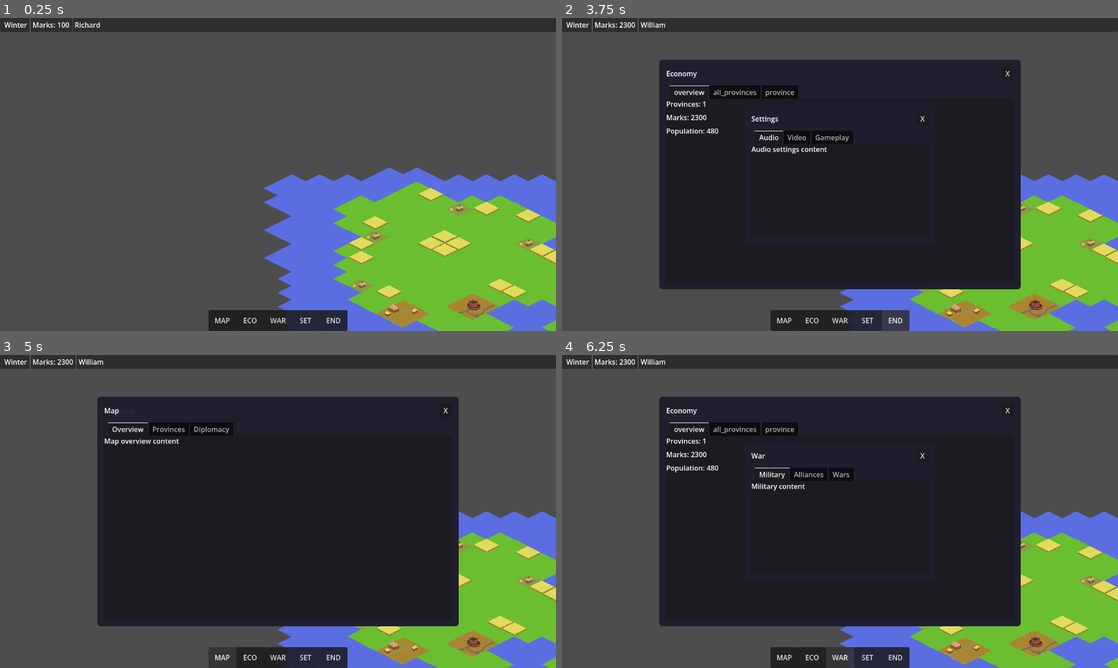
Above: before the commit, frames 1-4 (two rows, left to right).
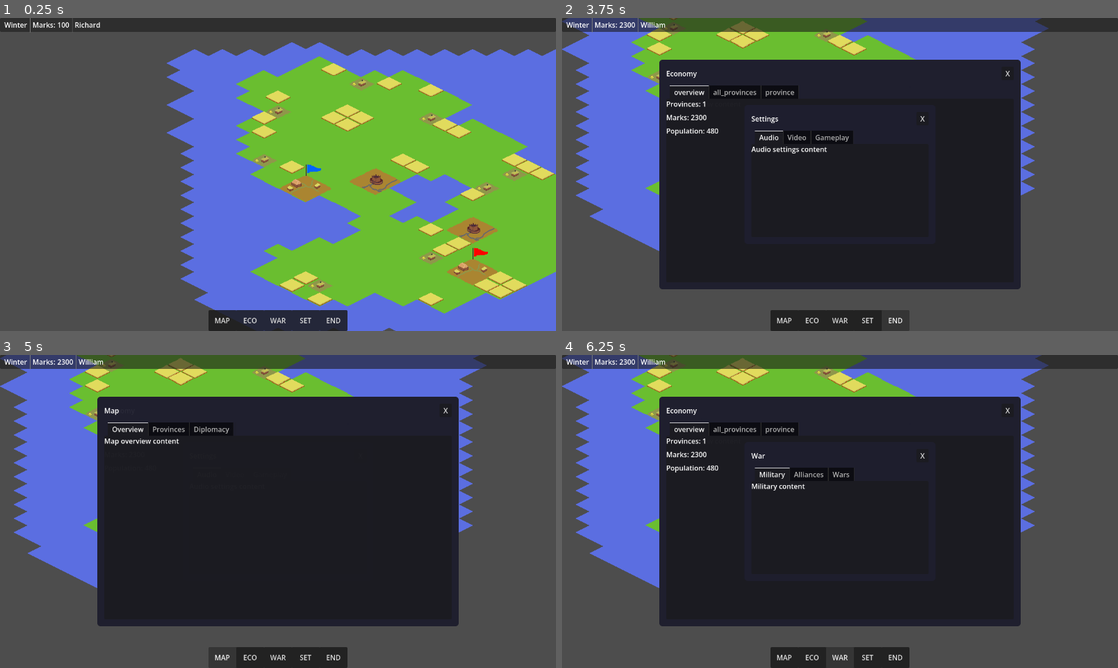
Above: after the commit, the same moments.

Repository: Charckle/strategemata_medieval
Game: Godot game, scene res://maps/overworld/test_maps/test_map_01/test_map_01.tscn
The game is run twice, just before and just after one commit, with the same random seed, the same clock (stepped at 60 frames per second) and the same inputs. This scene is started directly instead of the project's main scene.
Inputs:
- Up to frame 1 (0.25 s): no input
- Up to frame 2 (3.75 s): click "MAP" at 0.5 s; click "ECO" at 1.25 s; click "WAR" at 2 s; click "SET" at 2.75 s; click "END" at 3.5 s
- Up to frame 3 (5 s): click "MAP" at 4.25 s
- Up to frame 4 (6.25 s): click "ECO" at 5 s; click "WAR" at 5.75 s

The runs differ from the first frame. In frame 1, 46% of the frame differs, in the area x 30-100%, y 7-100%; in frame 2, 31%; in frame 3, 31%; in frame 4, 31%.

Commit message:
more good stuff 2

Diff:
--- a/global_scripts/global_stuff.gd
+++ b/global_scripts/global_stuff.gd
@@ -26,6 +26,8 @@
 	var ended_turn
 
 	var game_data = {"dummy": true}
+	# RGB 0-255; used for flags, UI; default gray until set (e.g. from lobby)
+	var color : Dictionary = {"red": 128, "green": 128, "blue": 128}
 
 	func _init(
 			p_player_id:int,
--- a/maps/overworld/o_base_map/o_base_map.gd
+++ b/maps/overworld/o_base_map/o_base_map.gd
@@ -17,13 +17,21 @@
 func dummy_player_data():
 	players[0] = GlobalStuff.PlayerData.new(0, GlobalStuff.PLAYER_TYPE.HUMAN_LOCAL, 1, 0, "Richard", {"marks": 100, "people": 0})
 	players[1] = GlobalStuff.PlayerData.new(1, GlobalStuff.PLAYER_TYPE.HUMAN_LOCAL, 1, 1, "William", {"marks": 2300, "people": 0})
+	players[0].color = {"red": 0, "green": 100, "blue": 255}
+	players[1].color = {"red": 255, "green": 0, "blue": 0}
 
 
 func _ready() -> void:
 	dummy_player_data()
 	update_player_data.rpc(players)
 	assign_players_home_provinces()
+	initialize_map()
 	set_players_turn()
+
+
+func initialize_map() -> void:
+	for prov in provinces.get_children():
+		prov.set_flags()
 
 @rpc("any_peer", "call_local", "reliable")
 func player_ended_turn(player_id):
@@ -73,7 +81,7 @@
 	my_pl_id = r_player_id
 	# recalculate everything
 	update_visuals_and_stats()
-
+	center_camera_on_current_player_home()
 
 @rpc("authority", "call_local", "reliable")
 func check_if_end_turn():
--- a/objects/overworld/castle/castle.gd
+++ b/objects/overworld/castle/castle.gd
@@ -2,3 +2,5 @@
 
 
 @export var player_owner = 1
+
+var base_map: Node = null
--- /dev/null
+++ b/objects/overworld/othr/flag/flag.gd
@@ -0,0 +1,23 @@
+extends Node2D
+
+const DEFAULT_GRAY := Vector3i(128, 128, 128)
+
+@onready var settlement = get_parent()
+@onready var flag_sprite = $flag_spr
+
+func setup_flag() -> void:
+	var player_id: int = settlement.player_owner
+	var map_node = settlement.get("base_map")
+	if map_node == null or not map_node.get("players"):
+		flag_sprite._set_flag_color_rgb(DEFAULT_GRAY.x, DEFAULT_GRAY.y, DEFAULT_GRAY.z)
+		return
+	var players_dict: Dictionary = map_node.players
+	if not players_dict.has(player_id):
+		flag_sprite._set_flag_color_rgb(DEFAULT_GRAY.x, DEFAULT_GRAY.y, DEFAULT_GRAY.z)
+		return
+	var pl = players_dict[player_id]
+	var c: Dictionary = pl.color
+	var r: int = c.get("red", DEFAULT_GRAY.x)
+	var g: int = c.get("green", DEFAULT_GRAY.y)
+	var b: int = c.get("blue", DEFAULT_GRAY.z)
+	flag_sprite._set_flag_color_rgb(r, g, b)
--- /dev/null
+++ b/objects/overworld/othr/flag/flag.tscn
@@ -0,0 +1,18 @@
+[gd_scene format=3 uid="uid://bumabll72sky"]
+
+[ext_resource type="Texture2D" uid="uid://07pvvavcbyks" path="res://sprites/overworld/objects/othr/flag/pole.png" id="1_ltwrs"]
+[ext_resource type="Texture2D" uid="uid://u1d2oyw8pd2k" path="res://sprites/overworld/objects/othr/flag/poi_flag_02.png" id="2_i72o1"]
+[ext_resource type="Script" uid="uid://daf4rpxchp2ri" path="res://objects/overworld/othr/flag/flag.gd" id="3_flag"]
+[ext_resource type="Script" uid="uid://d3vsm8ioijocw" path="res://objects/overworld/othr/flag/flag_spr.gd" id="4_08tbm"]
+
+[node name="Flag" type="Node2D" unique_id=1083155820]
+script = ExtResource("3_flag")
+
+[node name="pole_spr" type="Sprite2D" parent="." unique_id=582824306]
+position = Vector2(0, -14)
+texture = ExtResource("1_ltwrs")
+
+[node name="flag_spr" type="Sprite2D" parent="." unique_id=668594203]
+position = Vector2(18, -17)
+texture = ExtResource("2_i72o1")
+script = ExtResource("4_08tbm")
--- /dev/null
+++ b/objects/overworld/othr/flag/flag_spr.gd
@@ -0,0 +1,28 @@
+extends Sprite2D
+
+# Called by the settlement's setup_building(); do not set color in _ready().
+
+
+@export_range(0.0, 0.3) var wave_amplitude: float = 0.15
+@export_range(0.0, 30.0) var wave_frequency: float = 5.0
+@export_range(0.0, 10.0) var wave_speed: float = 4.0
+
+var _shader_res := preload("res://shaders/flag_wave/flag_wave.gdshader")
+
+
+func _color_from_rgb(r: int, g: int, b: int) -> Vector4:
+	return Vector4(r / 255.0, g / 255.0, b / 255.0, 1.0)
+
+
+func _set_flag_color_rgb(r: int, g: int, b: int) -> void:
+	texture_filter = CanvasItem.TEXTURE_FILTER_NEAREST
+	var mat := ShaderMaterial.new()
+	mat.shader = _shader_res
+	mat.set_shader_parameter("transparentColor", _color_from_rgb(255, 0, 255))
+	mat.set_shader_parameter("useTransparentColor", true)
+	mat.set_shader_parameter("replaceColor", _color_from_rgb(255, 255, 0))
+	mat.set_shader_parameter("withColor", _color_from_rgb(r, g, b))
+	mat.set_shader_parameter("wave_amplitude", wave_amplitude)
+	mat.set_shader_parameter("wave_frequency", wave_frequency)
+	mat.set_shader_parameter("wave_speed", wave_speed)
+	material = mat
--- a/objects/overworld/province/province.gd
+++ b/objects/overworld/province/province.gd
@@ -16,6 +16,9 @@
 @onready var fields = $fields
 @onready var economy = $economy
 @onready var defense = $defense
+
+# Reference to the overworld map (OBaseMap); set from parent hierarchy if not set.
+@onready var base_map: Node = get_parent().get_parent()
 
 func _ready() -> void:
 	create_de_resorce_dict()
@@ -25,15 +28,25 @@
 	allocate_fields_to_settlements()
 	sync_player_owner_to_children(self)
 
+func set_flags():
+	print("setting flag")
+	for settlement in settlements.get_children():
+		if settlement.has_method("setup_building"):
+			settlement.setup_building()
+
 func get_status() -> PROVINCE_STATUS:
 	# Placeholder: rules will be added later
 	return PROVINCE_STATUS.STABLE
 
-func sync_player_owner_to_children(node: Node) -> void:
-	for child in node.get_children():
-		if child.get("player_owner") != null:
-			child.player_owner = player_owner
-		sync_player_owner_to_children(child)
+func sync_player_owner_to_children(_node: Node) -> void:
+	print("setting children")
+	for container in [settlements, economy, defense]:
+		for child in container.get_children():
+			if child.get("player_owner") != null:
+				child.player_owner = player_owner
+			if child.base_map == null and base_map != null:
+				print("base map set")
+				child.base_map = base_map
 
 
 func create_de_resorce_dict():
--- a/objects/overworld/town/town.gd
+++ b/objects/overworld/town/town.gd
@@ -10,6 +10,8 @@
 
 @export var player_owner = 1
 
+var base_map: Node = null
+
 var population
 var base_pop_growth = 0.05
 var predicted_growth
@@ -17,6 +19,11 @@
 
 func _ready() -> void:
 	get_start_data()
+
+
+func setup_building() -> void:
+	if has_node("Flag"):
+		$Flag.setup_flag()
 
 
 func get_start_data():
--- a/objects/overworld/town/town.tscn
+++ b/objects/overworld/town/town.tscn
@@ -3,6 +3,7 @@
 [ext_resource type="Texture2D" uid="uid://bc1ouly624a1c" path="res://sprites/overworld/objects/province/base_ground_castle.png" id="1_5qiun"]
 [ext_resource type="Script" uid="uid://bcxski0n682ps" path="res://objects/overworld/town/town.gd" id="1_i1a14"]
 [ext_resource type="Texture2D" uid="uid://g2nnfmojh5o3" path="res://sprites/overworld/objects/province/town/town.png" id="2_ak4yw"]
+[ext_resource type="PackedScene" uid="uid://bumabll72sky" path="res://objects/overworld/othr/flag/flag.tscn" id="4_rat6a"]
 
 [sub_resource type="ConvexPolygonShape2D" id="ConvexPolygonShape2D_ak4yw"]
 points = PackedVector2Array(64, 0, 0, 32, 64, 64, 128, 32)
@@ -22,3 +23,6 @@
 
 [node name="CollisionShape2D" type="CollisionShape2D" parent="Area2D" unique_id=842418210]
 shape = SubResource("ConvexPolygonShape2D_ak4yw")
+
+[node name="Flag" parent="." unique_id=1083155820 instance=ExtResource("4_rat6a")]
+position = Vector2(65, 4)
--- a/objects/overworld/village/village.gd
+++ b/objects/overworld/village/village.gd
@@ -12,6 +12,8 @@
 
 @export var player_owner = 1
 
+var base_map: Node = null
+
 var population
 var base_pop_growth = 0.05
 var predicted_growth
@@ -20,6 +22,10 @@
 func _ready() -> void:
 	update_for_stage()
 	get_start_data()
+
+
+func setup_building() -> void:
+	pass  # No flag yet; will get other visuals later
 
 
 func update_for_stage():
--- /dev/null
+++ b/shaders/color_changer/my_shader.gdshader
@@ -0,0 +1,18 @@
+shader_type canvas_item;
+
+uniform vec4 transparentColor = vec4(1., 1., 1., 1.);
+uniform bool useTransparentColor = false;
+
+uniform vec4 replaceColor = vec4(1., 1., 1., 1.);
+uniform vec4 withColor = vec4(1., 1., 1., 1.);
+
+void fragment() {
+	// Called for every pixel the material is visible on.
+	COLOR = texture(TEXTURE, UV);
+
+	if (COLOR == transparentColor && useTransparentColor) {
+		COLOR = vec4(0., 0., 0., 0.);
+	} else if (COLOR == replaceColor) {
+		COLOR = withColor;
+	}
+}
--- /dev/null
+++ b/shaders/flag_wave/flag_wave.gdshader
@@ -0,0 +1,31 @@
+shader_type canvas_item;
+
+// --- Wave uniforms ---
+uniform float wave_amplitude : hint_range(0.0, 0.1) = 0.03;
+uniform float wave_frequency : hint_range(0.0, 30.0) = 10.0;
+uniform float wave_speed : hint_range(0.0, 10.0) = 3.0;
+
+// --- Color replacement uniforms (same as my_shader) ---
+uniform vec4 transparentColor = vec4(1., 1., 1., 1.);
+uniform bool useTransparentColor = false;
+uniform vec4 replaceColor = vec4(1., 1., 1., 1.);
+uniform vec4 withColor = vec4(1., 1., 1., 1.);
+
+void fragment() {
+	vec2 uv = UV;
+
+	// Sine wave that increases from left (pole) to right (free end).
+	// uv.x acts as a mask: pixels near x=0 (pole) barely move,
+	// pixels near x=1 (free edge) move the most.
+	float wave = sin(uv.x * wave_frequency + TIME * wave_speed) * wave_amplitude * uv.x;
+	uv.y += wave;
+
+	COLOR = texture(TEXTURE, uv);
+
+	// Existing color replacement logic
+	if (COLOR == transparentColor && useTransparentColor) {
+		COLOR = vec4(0., 0., 0., 0.);
+	} else if (COLOR == replaceColor) {
+		COLOR = withColor;
+	}
+}
Not shown, added: objects/overworld/othr/flag/flag.gd.uid
Not shown, added: objects/overworld/othr/flag/flag_spr.gd.uid
Not shown, added: shaders/color_changer/my_shader.gdshader.uid
Not shown, added: shaders/flag_wave/flag_wave.gdshader.uid
Binary file added: sprites/overworld/objects/othr/flag/poi_flag_02.aseprite
Binary file added: sprites/overworld/objects/othr/flag/poi_flag_02.png
Not shown, added: sprites/overworld/objects/othr/flag/poi_flag_02.png.import
Binary file added: sprites/overworld/objects/othr/flag/pole.aseprite
Binary file added: sprites/overworld/objects/othr/flag/pole.png
Not shown, added: sprites/overworld/objects/othr/flag/pole.png.import
